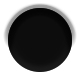
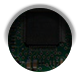
Layered file, before and after one edit (w=80, h=80). Changes by layer:
added layer "Layer 2" in group "Off" over [8,8,72,72]
